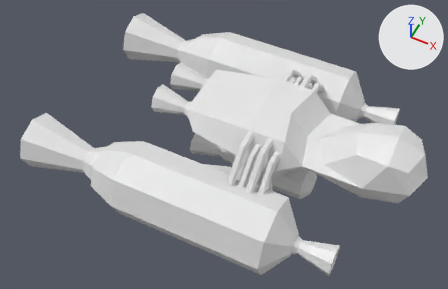
Renders of the OBJ model Models/Ship02.obj from each side of a commit.
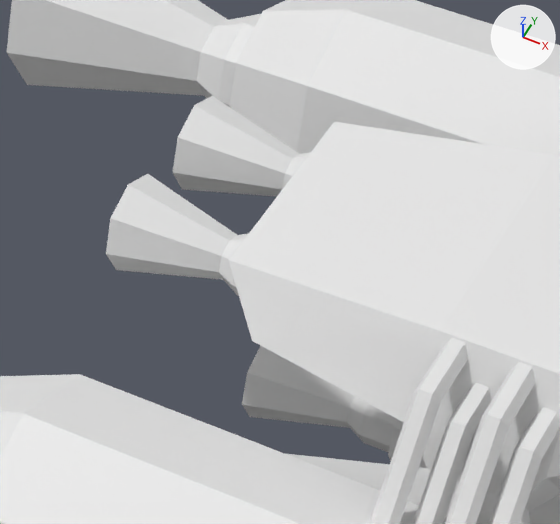
There are two pictures of each version: one whole from a 50 mm camera at (4.61, -10.43, 12.53) aimed at (-0.37, -0.47, 0.08), one close up on the part from 27% to 63% of the width and 12% to 64% of the height. The lights are fixed; the arrows at upper right show +X, +Y and +Z. Materials are left out; every surface is plain grey. Where no turn or scale is listed for an object, it has been applied to the vertices.
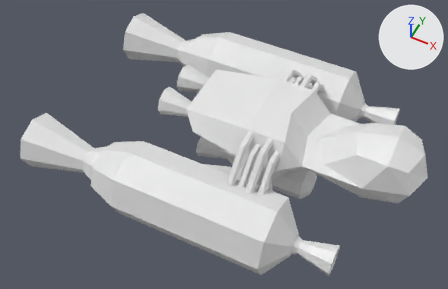
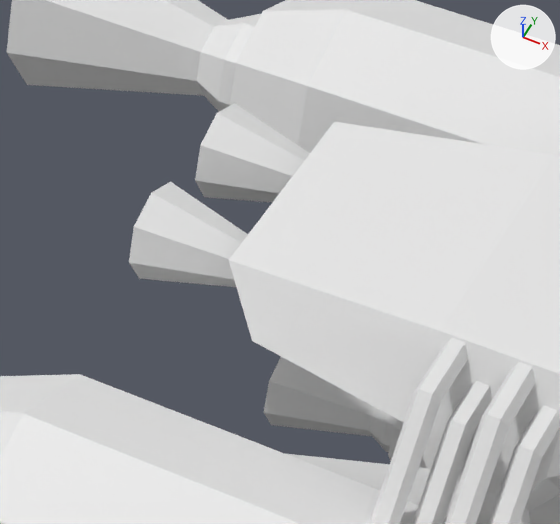
Location of each change, (x1, y1, x2, y2) in pixels of the close-ups (560 x 524 px):
```json
{"object": "Cylinder.002", "change": "reshaped", "before": [106, 174, 249, 296], "after": [264, 357, 397, 452]}
{"object": "Cylinder.007", "change": "reshaped", "before": [242, 345, 397, 452], "after": [129, 182, 248, 287]}
{"object": "Cylinder.005", "change": "reshaped", "before": [173, 96, 311, 196], "after": [195, 103, 310, 202]}
{"part": 1, "of": "me_cylinder_002", "change": "deleted", "before": [106, 174, 249, 296]}
{"part": 2, "of": "me_cylinder_002", "change": "added", "after": [264, 357, 397, 452]}
{"part": 4, "of": "me_cylinder_007", "change": "deleted", "before": [242, 345, 397, 452]}
{"part": 5, "of": "me_cylinder_007", "change": "added", "after": [129, 182, 248, 287]}
```

The change, as JSON lines over the scene's bpy script:
```json
{"block": "me_cylinder_002", "where": "# used by ob_cylinder_002; location = (0.0, 0.0, 0.0)"}
{"op": "remove", "block": "me_cylinder_002", "code": "me_cylinder_002.from_pydata(...)  # 40 vertices, 34 faces; spans x -2.3..-0.1, y -0.88..-0.12, z 0.62..1.38"}
{"op": "add", "block": "me_cylinder_002", "code": "me_cylinder_002.from_pydata(...)  # 40 vertices, 34 faces; spans x -1.3..0.2, y -0.39..0.38, z -1.18..-0.41"}
{"block": "me_cylinder_002", "change": "me_cylinder_002 part 1: 40 vertices removed from x -2.3..-0.1, y -0.88..-0.12, z 0.62..1.38"}
{"block": "me_cylinder_002", "change": "me_cylinder_002 part 2: 40 vertices added at x -1.3..0.2, y -0.39..0.38, z -1.18..-0.41"}
{"block": "me_cylinder_005", "where": "# used by ob_cylinder_005; location = (0.0, 0.0, 0.0)"}
{"op": "remove", "block": "me_cylinder_005", "code": "me_cylinder_005.from_pydata(...)  # 40 vertices, 34 faces; spans x -2.3..-0.1, y 0.12..0.89, z 0.61..1.38"}
{"op": "add", "block": "me_cylinder_005", "code": "me_cylinder_005.from_pydata(...)  # 40 vertices, 34 faces; spans x -2.1..-0.6, y 0.12..0.89, z 0.61..1.38"}
{"block": "me_cylinder_005", "change": "me_cylinder_005 part 3: the whole mesh is rebuilt"}
{"block": "me_cylinder_007", "where": "# used by ob_cylinder_007; location = (0.0, 0.0, 0.0)"}
{"op": "remove", "block": "me_cylinder_007", "code": "me_cylinder_007.from_pydata(...)  # 40 vertices, 34 faces; spans x -1.5..0.7, y -0.39..0.38, z -1.18..-0.41"}
{"op": "add", "block": "me_cylinder_007", "code": "me_cylinder_007.from_pydata(...)  # 40 vertices, 34 faces; spans x -2.1..-0.6, y -0.88..-0.11, z 0.62..1.38"}
{"block": "me_cylinder_007", "change": "me_cylinder_007 part 4: 40 vertices removed from x -1.5..0.7, y -0.39..0.38, z -1.18..-0.41"}
{"block": "me_cylinder_007", "change": "me_cylinder_007 part 5: 40 vertices added at x -2.1..-0.6, y -0.88..-0.11, z 0.62..1.38"}
```
